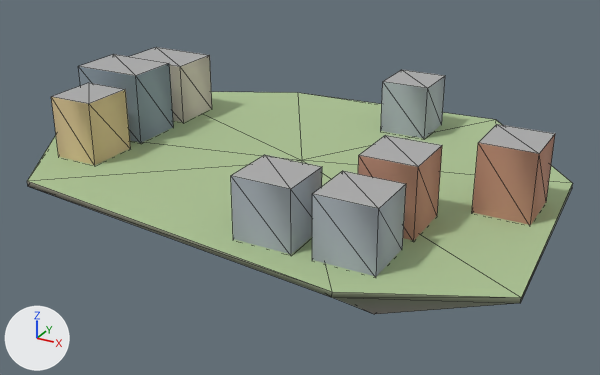
An edit to the glTF model godot_project/remake/sky/islands/SKY-054.lod2.glb, drawn before and after from the same camera.
Before and after are seen from a 50 mm lens placed at (130.0, -239.0, 109.0), pointed at (-1.0, -1.0, -10.0). Every picture has the same lights, and +X, +Y and +Z are marked at lower left. The picture after the commit comes second. Mesh edges are drawn as thin lines. Vertices at exactly the same position are counted once.

Names of what the first picture shows: 'buildings', 'deck', 'rock'.
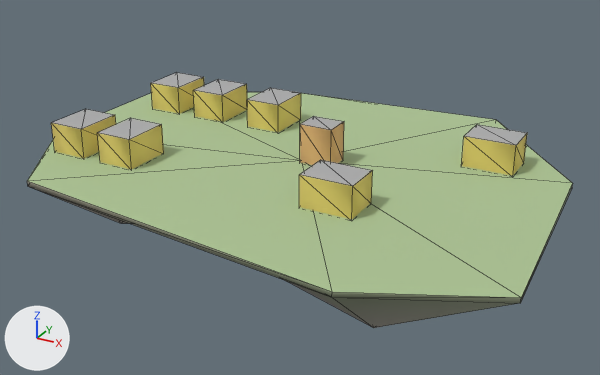
The change, as a diff of the scene's bpy script:
```diff
--- a/godot_project/remake/sky/islands/SKY-054.lod2.glb.py
+++ b/godot_project/remake/sky/islands/SKY-054.lod2.glb.py
@@ me_rock @@
-me_rock.from_pydata(...)  # 28 vertices, 46 faces; spans x -97.0..92.0, y -75.0..76.0, z -36.0..0.0
+me_rock.from_pydata(...)  # 28 vertices, 46 faces; spans x -97.0..92.0, y -75.0..76.0, z -41.0..0.0
+# me_rock part 1: the whole mesh is scaled about the mesh origin by (1, 1, 1.15)
 me_rock.materials.append(mat_sky_rock)
@@ me_buildings @@
-me_buildings.from_pydata(...)  # 64 vertices, 80 faces; spans x -88.0..83.0, y -63.0..60.0, z 0.0..26.0
+me_buildings.from_pydata(...)  # 64 vertices, 80 faces; spans x -83.0..68.0, y -36.0..39.0, z 0.0..14.0
+# me_buildings part 2: the loose piece of 8 vertices spanning x -88.0..-61.0, y -14.0..6.0, z 0.0..26.0 is scaled about its middle by (0.444, 0.5, 0.558), then moved by (80.0, 6.0, -6.0)
+# me_buildings part 3: the loose piece of 8 vertices spanning x -88.0..-61.0, y 13.0..33.0, z 0.0..23.0 is scaled about its middle by (0.519, 0.9, 0.492), then moved by (45.0, 7.0, -6.0)
+# me_buildings part 4: the loose piece of 8 vertices spanning x 39.0..57.0, y -39.0..-20.0, z 0.0..23.0 is scaled about its middle by (0.778, 0.947, 0.492), then moved by (-124.0, 3.0, -6.0)
+# me_buildings part 5: the loose piece of 8 vertices spanning x 65.0..83.0, y -13.0..6.0, z 0.0..23.0 is scaled about its middle by (1, 0.737, 0.492), then moved by (-48.0, -25.0, -6.0)
+# me_buildings part 6: the loose piece of 8 vertices spanning x -78.0..-61.0, y -39.0..-20.0, z 0.0..22.0 is scaled about its middle by (1.06, 0.737, 0.501), then moved by (129.0, 58.0, -6.0)
+# me_buildings part 7: the loose piece of 8 vertices spanning x 37.0..56.0, y -63.0..-45.0, z 0.0..20.0 is scaled about its middle by (0.737, 1, 0.566), then moved by (-101.0, 27.0, -4.0)
+# me_buildings part 8: the loose piece of 8 vertices spanning x 11.0..29.0, y 41.0..60.0, z 0.0..20.0 is scaled about its middle by (0.778, 0.947, 0.566), then moved by (-75.0, -21.0, -4.0)
+# me_buildings part 9: the loose piece of 8 vertices spanning x 11.0..30.0, y -63.0..-45.0, z 0.0..20.0 is scaled about its middle by (0.737, 1, 0.566), then moved by (-97.0, 84.0, -4.0)
+# me_buildings part 10: 24 faces centred in x 11.0..56.0, y -63.0..60.0, z 6.0..13.0 are repainted in the vertex colours; the middle colour goes from grey #adb6bd to yellow #e9d370
+# me_buildings part 11: 16 faces centred in x 39.0..83.0, y -39.0..6.0, z 7.0..15.0 are repainted in the vertex colours; the middle colour goes from brown #c49179 to yellow #e9d370
+# me_buildings part 12: 8 faces centred in x -88.0..-61.0, y -14.0..6.0, z 8.0..17.0 are repainted in the vertex colours; the middle colour goes from greyish blue #8c9ba7 to beige #e7b679
+# me_buildings part 13: 8 faces centred in x -88.0..-61.0, y 13.0..33.0, z 7.0..15.0 are repainted in the vertex colours; the middle colour goes from pale yellow #d6cdbf to yellow #e9d370
+# me_buildings part 14: 8 faces centred in x -78.0..-61.0, y -39.0..-20.0, z 7.0..15.0 are repainted in the vertex colours; the middle colour goes from beige #ddc695 to yellow #e9d370
 me_buildings.materials.append(mat_sky_lod_bldg)
```

Pixel boxes (x1, y1, x2, y2) of what changed, in the pictures (600 x 375 px; the box of a moved part takes in the faces that stretch with it):
'buildings', reshaped, recoloured (36% shorter)
    before: (51, 47, 555, 277)
    after: (51, 73, 527, 219)
'rock', rescaled (10% taller)
    before: (27, 181, 573, 314)
    after: (27, 181, 573, 328)
part 1 of me_rock, moved or reshaped
    before: (332, 297, 515, 314)
    after: (31, 187, 518, 328)
part 2 of me_buildings, moved or reshaped
    before: (78, 54, 173, 143)
    after: (300, 116, 344, 165)
part 3 of me_buildings, moved or reshaped
    before: (129, 47, 212, 122)
    after: (247, 88, 301, 132)
part 4 of me_buildings, moved or reshaped
    before: (358, 135, 442, 241)
    after: (51, 109, 116, 158)
part 5 of me_buildings, moved or reshaped
    before: (472, 124, 555, 225)
    after: (299, 160, 373, 219)
part 6 of me_buildings, moved or reshaped
    before: (51, 83, 130, 165)
    after: (462, 125, 527, 176)
part 7 of me_buildings, moved or reshaped
    before: (312, 171, 406, 277)
    after: (97, 118, 164, 169)
part 8 of me_buildings, moved or reshaped
    before: (381, 70, 445, 139)
    after: (193, 79, 247, 122)
part 9 of me_buildings, moved or reshaped
    before: (231, 155, 322, 254)
    after: (151, 73, 204, 113)
part 10 of me_buildings, recoloured
    before: (231, 76, 445, 277)
    after: (97, 77, 247, 169)
part 11 of me_buildings, recoloured
    before: (358, 134, 555, 241)
    after: (51, 115, 373, 219)
part 12 of me_buildings, recoloured
    before: (78, 63, 173, 143)
    after: (300, 122, 344, 165)
part 13 of me_buildings, recoloured
    before: (170, 55, 212, 122)
    after: (247, 93, 301, 132)
part 14 of me_buildings, recoloured
    before: (51, 90, 130, 165)
    after: (462, 134, 527, 176)
